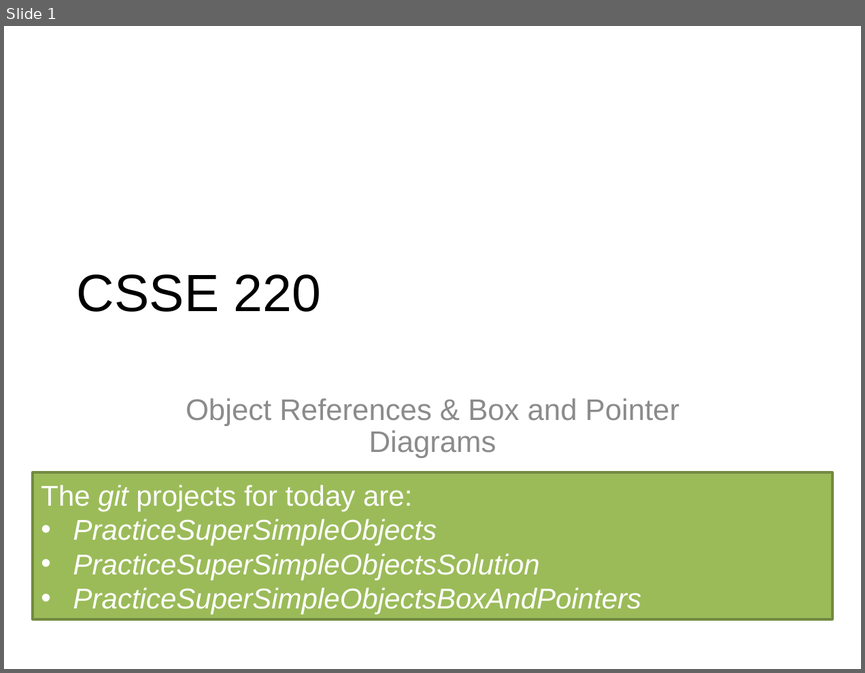
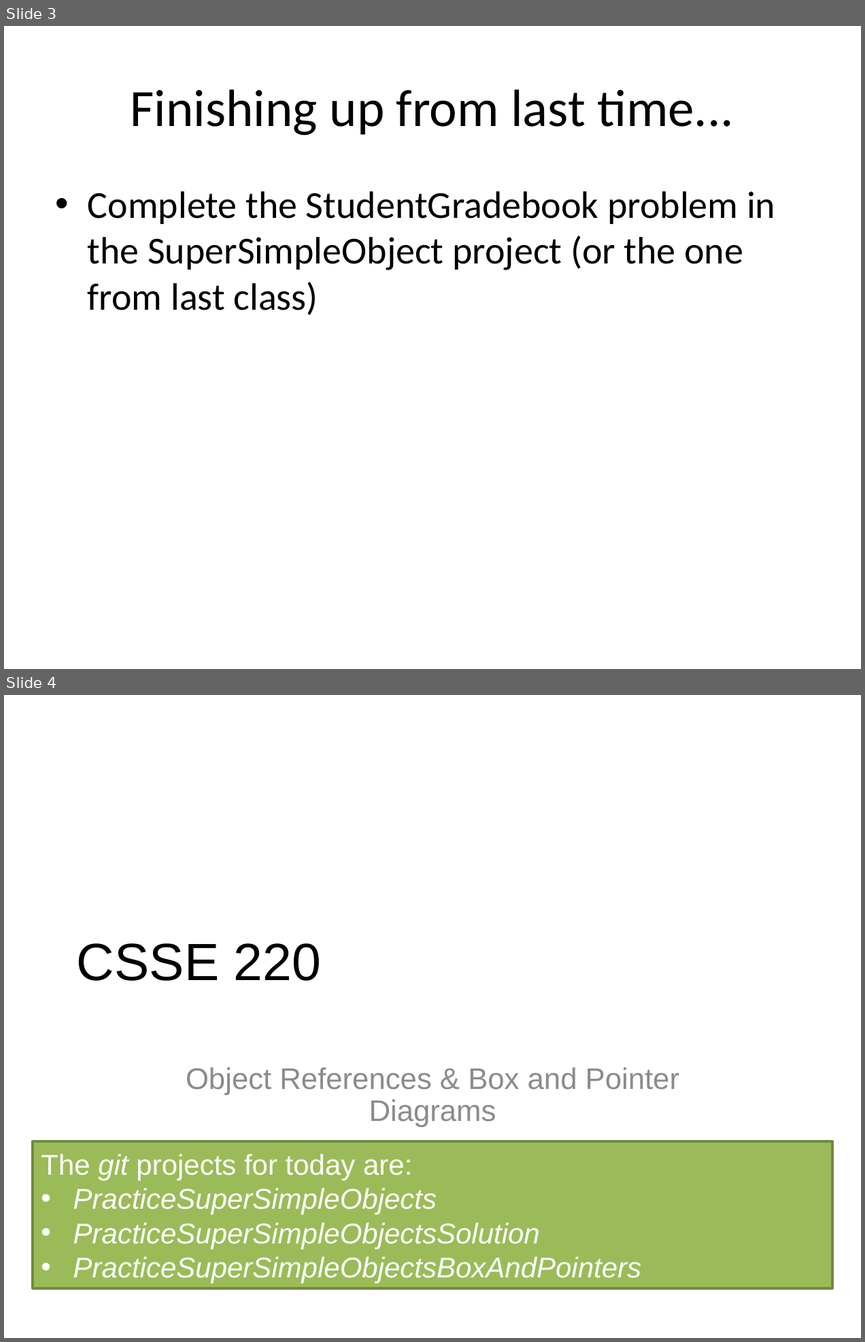
Before and after one commit to RHIT-CSSE/csse220, a slide deck: ClassMaterials/SimpleObjects/Slides/Part2-ObjectRefs.pptx. Shown one above the other, each under a label of ours: slide 1 before the commit, slides 3 and 4 after it. The pictures are 865x673 and 865x1342 pixels, drawn with LibreOffice and Linux fonts; fonts in the diff are those of the drawing. Boxes give left, top, right and bottom in pixels: in the first picture for what was removed or moved away, otherwise in the second. Text is boxed around its words. In the diff, an @@ line names an element or a change of style, - is before the commit and + after.

```diff
--- a/ClassMaterials/SimpleObjects/Slides/Part2-ObjectRefs.pptx
+++ b/ClassMaterials/SimpleObjects/Slides/Part2-ObjectRefs.pptx
@@ slide 3 added at [4,26,861,669], background #FFFFFF @@
@@ text added at [130,89,734,135], 44 pt, text #000000 @@
+Finishing up from last time...
@@ text added at [88,191,775,315], 32 pt, text #000000 @@
+• Complete the StudentGradebook problem in the SuperSimpleObject project (or the one from last class)
@@ what was slide 1 is now slide 4 @@
```
Also in this commit, not shown: 16 other slides added, 3 other files.
